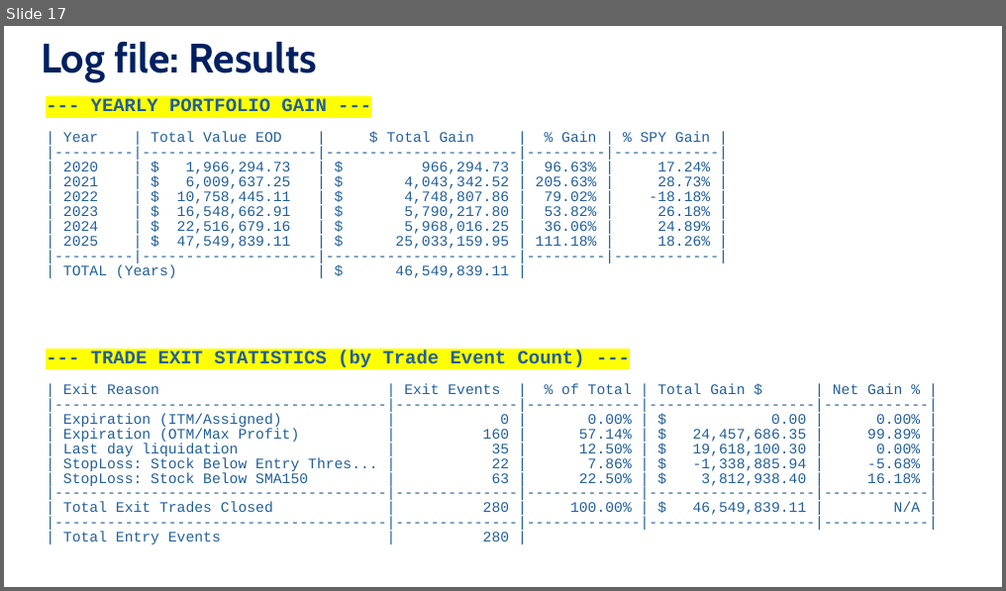
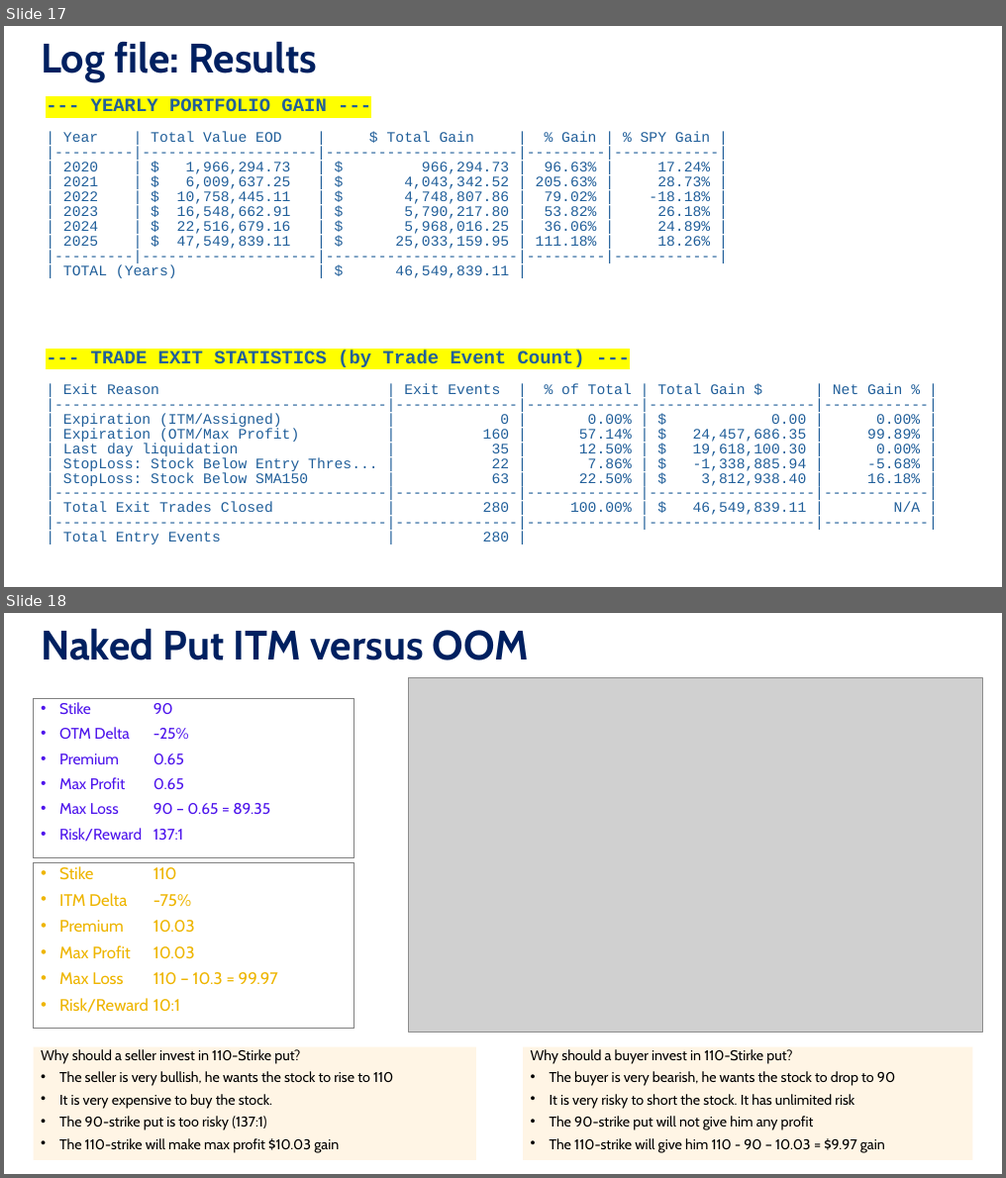
Before and after one commit to etayluz1/option_trading, a slide deck: Option Trading.pptx. Shown one above the other, each under a label of ours: slide 17 before the commit, slides 17 and 18 after it. The pictures are 1006x591 and 1006x1178 pixels, drawn with LibreOffice and Linux fonts; fonts in the diff are those of the drawing; grey boxes stand for pictures. Boxes give left, top, right and bottom in pixels: in the first picture for what was removed or moved away, otherwise in the second. Text is boxed around its words. In the diff, an @@ line names an element or a change of style, - is before the commit and + after.

```diff
--- a/Option Trading.pptx
+++ b/Option Trading.pptx
@@ slide 18 added at bbox=[4, 613, 1002, 1174], background #FFFFFF @@
@@ title added at bbox=[41, 628, 530, 661], 39.6 pt, text #002060, bold @@
+Naked Put ITM versus OOM
@@ rectangle added at bbox=[33, 698, 353, 858], outline #808080 0.75 pt, 14.8 pt, text #4D14EC @@
+• Stike 90
+• OTM Delta -25%
+• Premium 0.65
+• Max Profit 0.65
+• Max Loss 90 – 0.65 = 89.35
+• Risk/Reward 137:1
@@ picture added at bbox=[409, 677, 982, 1032] @@
@@ text added at bbox=[33, 863, 353, 1029], outline #808080 0.75 pt, 16 pt, text #EEB500 @@
+• Stike 110
+• ITM Delta -75%
+• Premium 10.03
+• Max Profit 10.03
+• Max Loss 110 – 10.3 = 99.97
+• Risk/Reward 10:1
@@ rectangle added at bbox=[33, 1048, 476, 1160], fill #FFF5E5, 13.6 pt, text #000000 @@
+Why should a seller invest in 110-Stirke put?
+• The seller is very bullish, he wants the stock to rise to 110
+• It is very expensive to buy the stock.
+• The 90-strike put is too risky (137:1)
+• The 110-strike will make max profit $10.03 gain
@@ rectangle added at bbox=[523, 1048, 973, 1160], fill #FFF5E5, 13.6 pt, text #000000 @@
+Why should a buyer invest in 110-Stirke put?
+• The buyer is very bearish, he wants the stock to drop to 90
+• It is very risky to short the stock. It has unlimited risk
+• The 90-strike put will not give him any profit
+• The 110-strike will give him 110 - 90 – 10.03 = $9.97 gain
```
Also in this commit, not shown: 4 slides changed, 2 other files.
